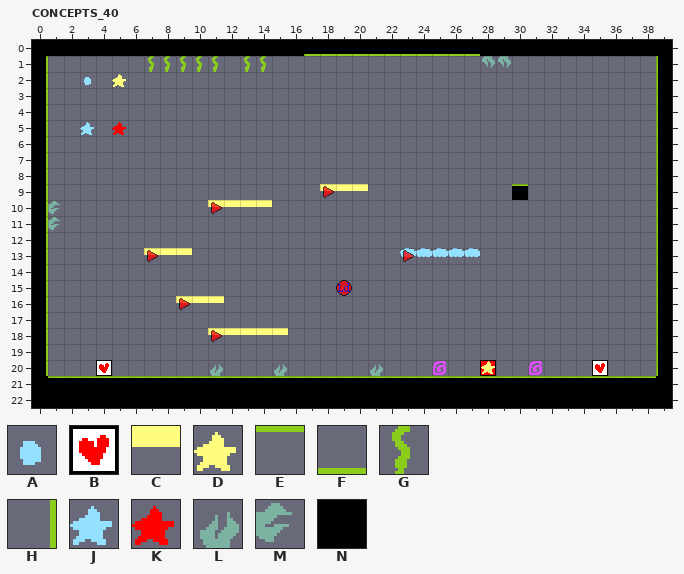
A LDtk project gets an edit: Assets/LDtk/Concepts.ldtk. Above is the file before it was changed.
Cells are 16x16 px. Shown: CONCEPTS_40 x 0..39, y 0..22. The commit also changed other parts of the map, which this record leaves out.
Key: from "ENTITIES": A 0, B 6, C 8, D 29, E 32, F 33, G 34, H 41, J 98, K 100, L 116, M 125; from "GROUND": N 0.
_ is an empty cell.
Layers that did not change in this view are not listed.
Layer "GROUND" before, first column x 0:
 6 N________
 7 N________
 8 N________
 9 N________
10 N________
11 N________
12 N________
13 N________
14 N________
15 N________
16 N________
17 N________
18 N________
19 N________
20 N________
21 NNNNNNNNN
22 NNNNNNNNN
Layer "ENTITIES" before, first column x 0:
 0 _________________FFFFF
 1 H______GGGGG_GG_______
 2 H__A_D________________
 3 H_____________________
 4 H_____________________
 5 H__J_K________________
 6 H_____________________
 7 H_____________________
 8 H_____________________
 9 H_________________CCC_
10 HM_________CCCC_______
11 HM____________________
12 H_____________________
13 H______CCC____________
14 H_____________________
15 H_____________________
16 H________CCC__________
17 H_____________________
18 H__________CCCCC______
19 H_____________________
20 H___B______L___L_____L
21 _EEEEEEEEEEEEEEEEEEEEE
22 ______________________
After the commit:
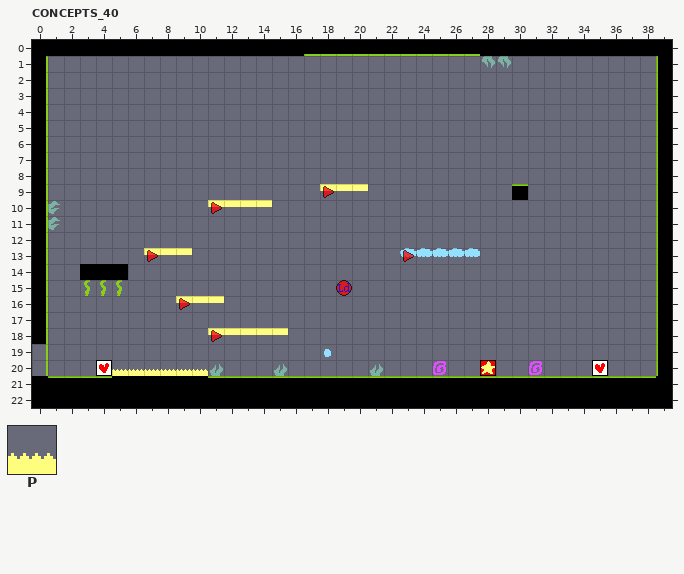
Further tiles: from "ENTITIES": P 16.
Changes in this commit:
Layer "GROUND":
y 14: x 3..5 ___ -> NNN
y 19..20: x 0 N -> _
Layer "ENTITIES":
y 1: x 7..11 GGGGG -> _____; x 13..14 GG -> __
y 2: x 3 A -> _; x 5 D -> _
y 5: x 3 J -> _; x 5 K -> _
y 15: x 3..5 ___ -> GGG
y 19: x 18 _ -> A
y 20: x 5..10 ______ -> PPPPPP
y 21: x 5..10 EEEEEE -> ______
